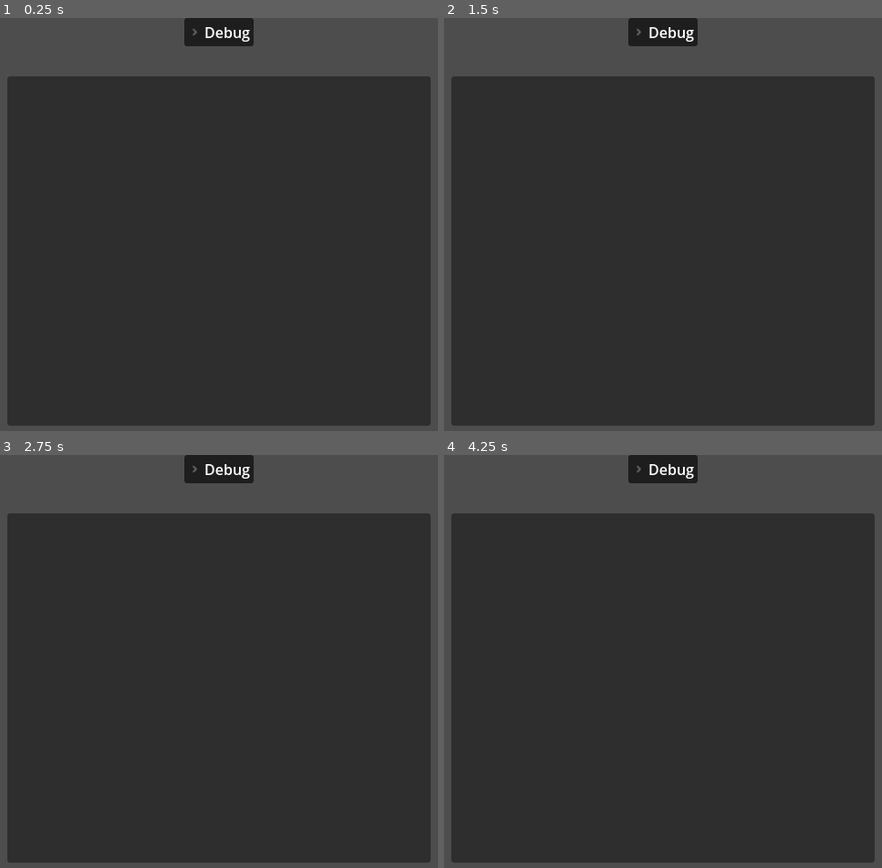
Above: before the commit, frames 1-4 (two rows, left to right).
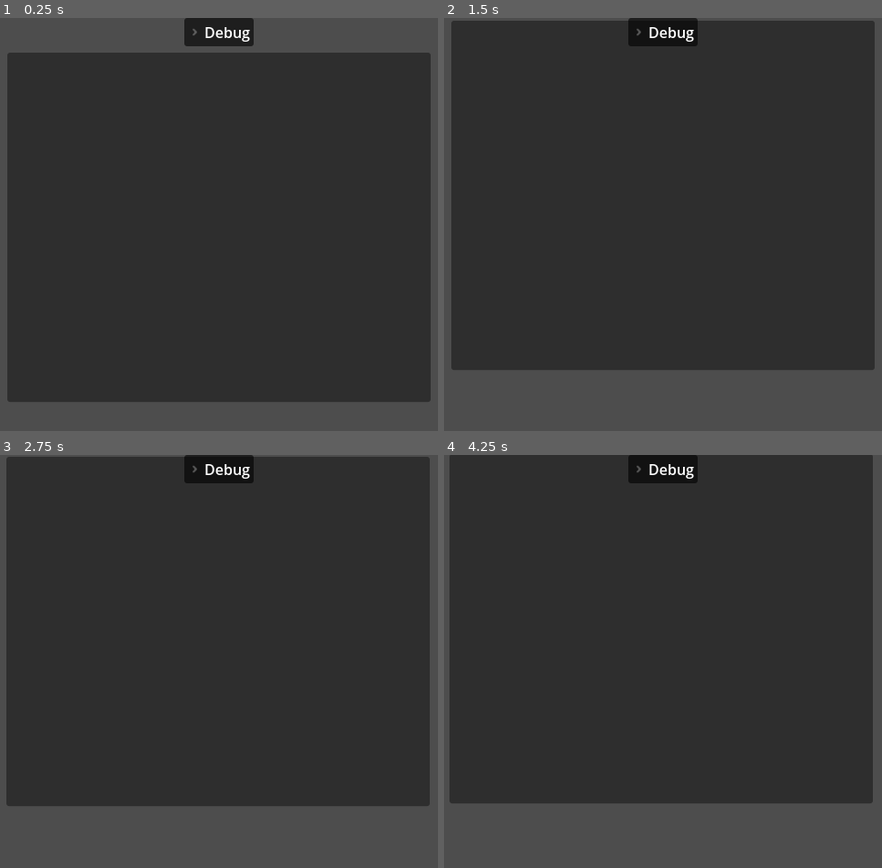
Above: after the commit, the same moments.

Repository: AndreeBurlamaqui/mobile-card-brawl
Game: Godot game, scene res://Scenes/battle-scene.tscn
Two runs of this game, one before a commit and one after it. Both use one fixed random seed, a clock stepped at 60 frames per second and the inputs below. Before the commit the project starts from res://test-scene.tscn.
Inputs (mouse positions are in pixels of both pictures, inside the frame that each line leads up to):
- Up to frame 1 (0.25 s): no input
- Up to frame 2 (1.5 s): move the mouse to (759, 315) at 0.52 s; click (759, 315) at 0.67 s; tap Enter at 1.25 s; drag from (575, 377) to (outside the picture) at 1.27 s
- Up to frame 3 (2.75 s): tap Space at 2 s; move the mouse to (262, 640) at 2.02 s; click (262, 640) at 2.17 s
- Up to frame 4 (4.25 s): tap Enter at 2.75 s; drag from (outside the picture) to (531, 686) at 2.77 s; tap Space at 3.5 s; move the mouse to (outside the picture) at 3.52 s; click (outside the picture) at 3.67 s

The runs differ from the first frame. In frame 1, 11% of the frame differs, in the area x 1-99%, y 8-99%; in frame 2, 25%; in frame 3, 26%; in frame 4, 27%, in the area x 1-99%, y 0-99%.

Commit message:
Creating UI parallax to move based on mouse/accel

Diff:
--- a/Layouts/card_base.tscn
+++ b/Layouts/card_base.tscn
@@ -2,7 +2,7 @@
 
 [ext_resource type="PackedScene" uid="uid://hdh8ms76fukf" path="res://Layouts/simple_stat.tscn" id="1_475hh"]
 [ext_resource type="Script" uid="uid://bg7e3lxg5hdk2" path="res://Scripts/card.gd" id="1_h1cya"]
-[ext_resource type="Script" uid="uid://b120y0j0n7edn" path="res://Scripts/Drag and Drop/draggable_component.gd" id="3_43rbr"]
+[ext_resource type="Script" uid="uid://b120y0j0n7edn" path="res://Scripts/Components/Drag and Drop/draggable_component.gd" id="3_43rbr"]
 
 [sub_resource type="CanvasTexture" id="CanvasTexture_hkptj"]
 
--- a/test-scene.tscn
+++ b/Scenes/battle-scene.tscn
@@ -1,10 +1,11 @@
 [gd_scene format=3 uid="uid://4mvtnmqrhhy7"]
 
 [ext_resource type="Script" uid="uid://di7g556g50go0" path="res://Scripts/dev_debug.gd" id="1_8amj3"]
+[ext_resource type="Script" uid="uid://derujt32ntfy0" path="res://Scripts/Components/UIParallax.gd" id="1_j40gt"]
 [ext_resource type="Script" uid="uid://c5dwvu67qqx13" path="res://Scripts/hand.gd" id="1_wn8ut"]
 [ext_resource type="PackedScene" uid="uid://cxjqc1spmocv5" path="res://Layouts/card_base.tscn" id="2_wn8ut"]
 [ext_resource type="Script" uid="uid://djdhmknv2ymyv" path="res://Scripts/battle_controller.gd" id="3_cp2na"]
-[ext_resource type="Script" uid="uid://cirdbbgmkqwlm" path="res://Scripts/Drag and Drop/droppable_component.gd" id="4_02nmi"]
+[ext_resource type="Script" uid="uid://cirdbbgmkqwlm" path="res://Scripts/Components/Drag and Drop/droppable_component.gd" id="4_02nmi"]
 
 [node name="Node2D" type="Node2D" unique_id=370648351]
 metadata/_edit_vertical_guides_ = [-504.0]
@@ -21,6 +22,8 @@
 pivot_offset_ratio = Vector2(0.5, 0.5)
 size_flags_horizontal = 3
 size_flags_vertical = 3
+script = ExtResource("1_j40gt")
+max_offset = Vector2(5, 5)
 metadata/_edit_use_anchors_ = true
 
 [node name="Hand" type="Control" parent="UI/Safe Zone" unique_id=1588801474 node_paths=PackedStringArray("card_placement")]
@@ -91,7 +94,6 @@
 grow_horizontal = 2
 grow_vertical = 2
 script = ExtResource("4_02nmi")
-metadata/_custom_type_script = "uid://cirdbbgmkqwlm"
 
 [node name="Debug UI" type="Control" parent="UI" unique_id=1353064158 node_paths=PackedStringArray("hand_reference")]
 top_level = true
--- /dev/null
+++ b/Scripts/Components/UIParallax.gd
@@ -0,0 +1,34 @@
+## This creates a parallax on UI. Moving every children of the attached Node
+## It'll use either the cursor in desktop or accelerator in mobile
+class_name Parallax extends Control
+
+@export var max_offset: Vector2
+@export var smoothing: float = 2.0
+
+func _process(delta: float) -> void:
+	var center: Vector2 = get_viewport_rect().size / 2.0
+	var dist = _get_parallax_distance(center)
+	var offset: Vector2 = dist / center
+
+	# Clamp to ensure we never overshoot even if mouse leaves window
+	offset = offset.clamp(Vector2(-1, -1), Vector2(1, 1))
+	var target_pos: Vector2 = max_offset * -offset
+
+	position = position.lerp(target_pos, smoothing * delta)
+
+func _get_parallax_distance(center: Vector2) -> Vector2:
+
+	if OS.has_feature("mobile"):
+		var gravity = Input.get_gravity()
+		# Normalize gravity (roughly 9.8 m/s) to -1.0 to 1.0 range
+		var x_tilt = (gravity.x / 9.8) * smoothing
+		var y_tilt = (gravity.y / 9.8) * smoothing
+
+		# Invert Y because tilting phone "forward" (negative Y) should look "up"
+		var tilt_vector = Vector2(x_tilt, -y_tilt)
+
+		# Multiply by center to fake a pixel distance (like mouse)
+		# effectively saying "The tilt is at this pixel coordinate"
+		return tilt_vector * center
+
+	return get_global_mouse_position() - center
Renamed: Scripts/Drag and Drop/drag_drop_manager.gd -> Scripts/Components/Drag and Drop/drag_drop_manager.gd
Renamed: Scripts/Drag and Drop/drag_drop_manager.gd.uid -> Scripts/Components/Drag and Drop/drag_drop_manager.gd.uid
Renamed: Scripts/Drag and Drop/draggable_component.gd -> Scripts/Components/Drag and Drop/draggable_component.gd
Renamed: Scripts/Drag and Drop/draggable_component.gd.uid -> Scripts/Components/Drag and Drop/draggable_component.gd.uid
Renamed: Scripts/Drag and Drop/droppable_component.gd -> Scripts/Components/Drag and Drop/droppable_component.gd
Renamed: Scripts/Drag and Drop/droppable_component.gd.uid -> Scripts/Components/Drag and Drop/droppable_component.gd.uid
Not shown, added: Scripts/Components/UIParallax.gd.uid
